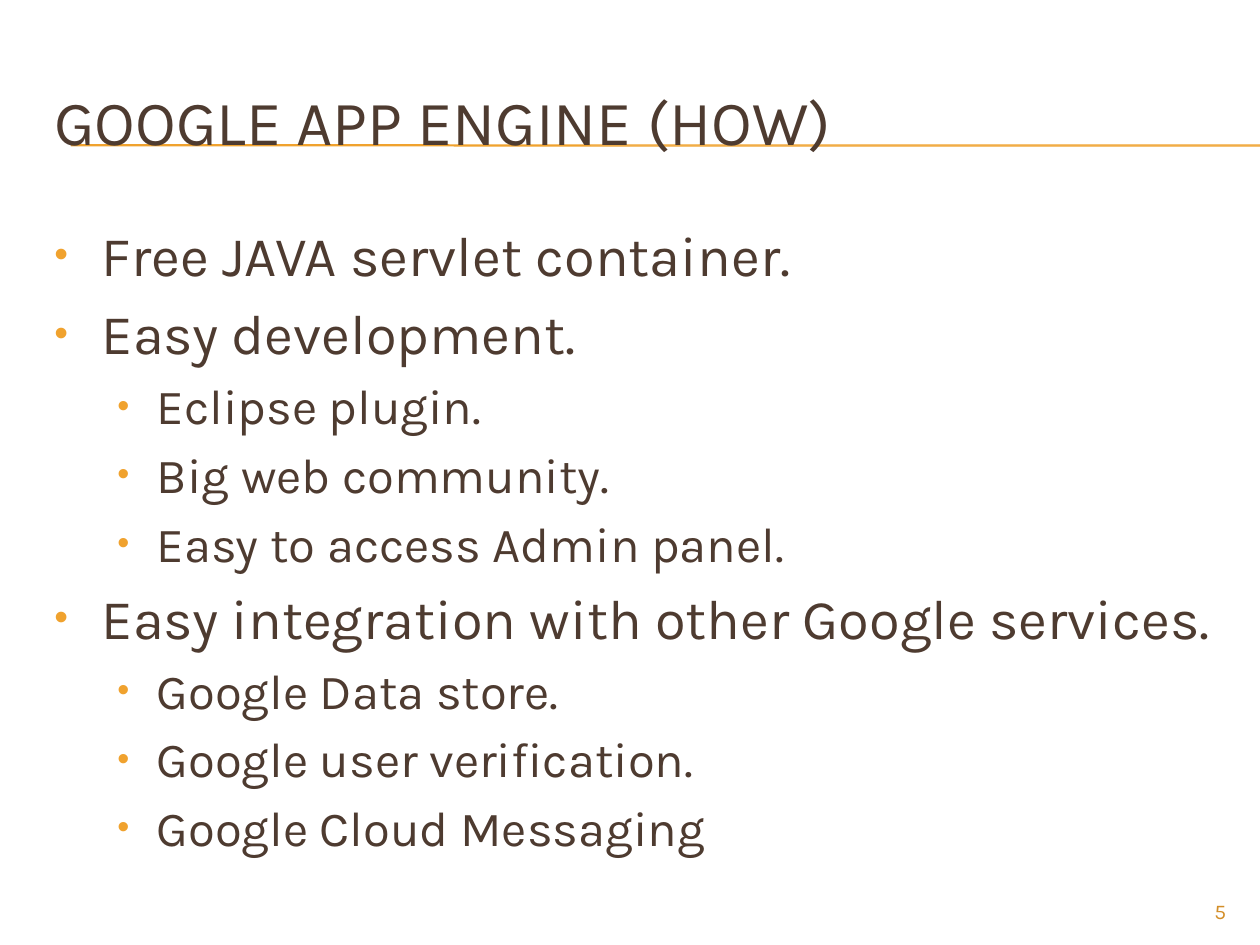
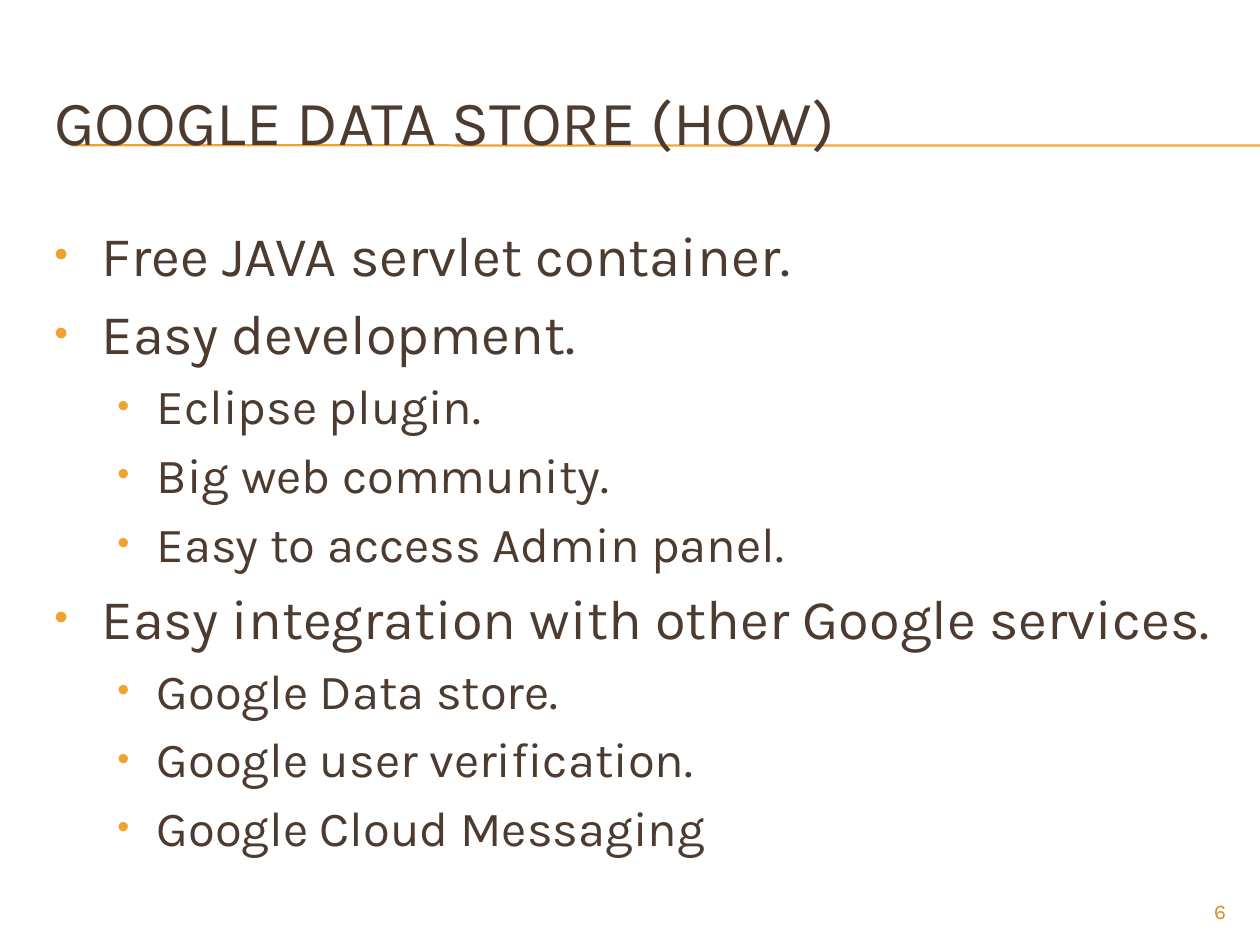
Before and after one commit to hernanjls/food-center, a slide deck: slide 6 of food-center/docs/mid_sem.pptx (slide 5 before the commit). Drawn at 1260x945 pixels with LibreOffice and Linux fonts; fonts in the diff are those of the drawing; background and template pictures are left out. Boxes give left, top, right and bottom in pixels: in the first picture for what was removed or moved away, otherwise in the second. Text is boxed around its words. In the diff, an @@ line names an element or a change of style, - is before the commit and + after.

```diff
--- a/food-center/docs/mid_sem.pptx
+++ b/food-center/docs/mid_sem.pptx
@@ title at bbox=[54, 99, 835, 152]: text changed @@
-GOOGLE APP ENGINE (HOW)
+GOOGLE DATA STORE (HOW)
@@ page number at bbox=[1214, 905, 1226, 920]: text changed @@
-5
+6
```
Also in this commit, not shown: 2 other slides changed, 3 slides added, 1 other file.
